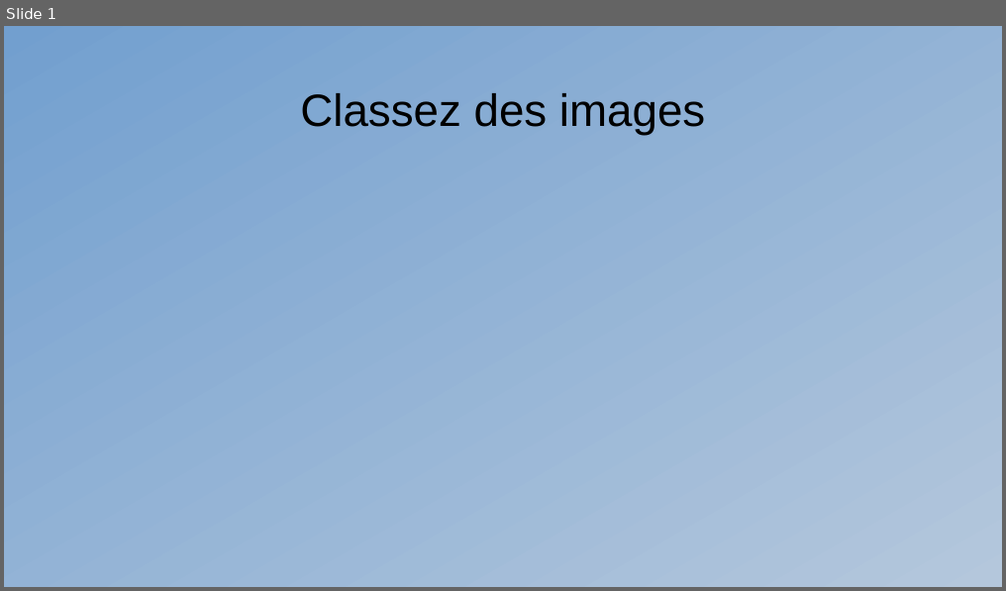
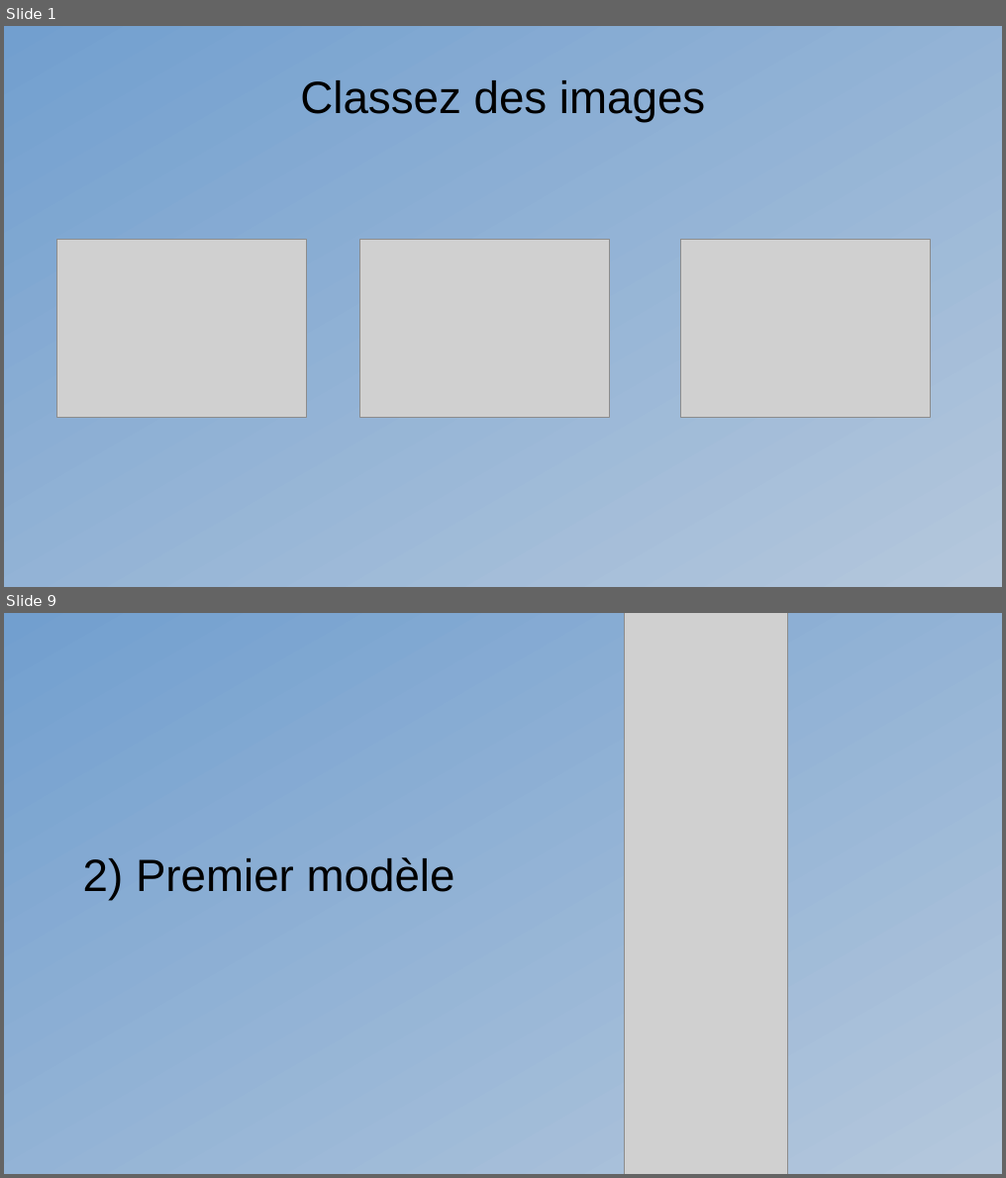
Before and after one commit to Kiwinokoto/OC_projet_6_Classer_des_images, a slide deck: presentation/Oudelet_Kevin_8_presentation_271123.odp. Shown one above the other, each under a label of ours: slide 1 before the commit, slides 1 and 9 after it; the slides between them are not shown. The pictures are 1006x591 and 1006x1178 pixels, drawn with LibreOffice and Linux fonts; fonts in the diff are those of the drawing; grey boxes stand for pictures. Boxes give left, top, right and bottom in pixels: in the first picture for what was removed or moved away, otherwise in the second. Text is boxed around its words. In the diff, an @@ line names an element or a change of style, - is before the commit and + after.

```diff
--- a/presentation/Oudelet_Kevin_8_presentation_271123.odp
+++ b/presentation/Oudelet_Kevin_8_presentation_271123.odp
@@ slide 9 added at [4,613,1002,1174], background gradient #729FCF to #B4C7DC @@
@@ picture added at [625,613,789,1174] @@
@@ title added at [83,858,455,900], 36 pt, text #000000 @@
+2) Premier modèle
@@ slide 1 changed as well @@
@@ title "Classez des images": place and size @@
-title "Classez des images" at [300,93,705,135]
+title "Classez des images" at [300,80,705,122]
@@ picture added at [57,240,307,418] @@
@@ picture added at [360,240,611,418] @@
@@ picture added at [681,240,932,418] @@
```
Also in this commit, not shown: 7 other slides added, 20 other files.
